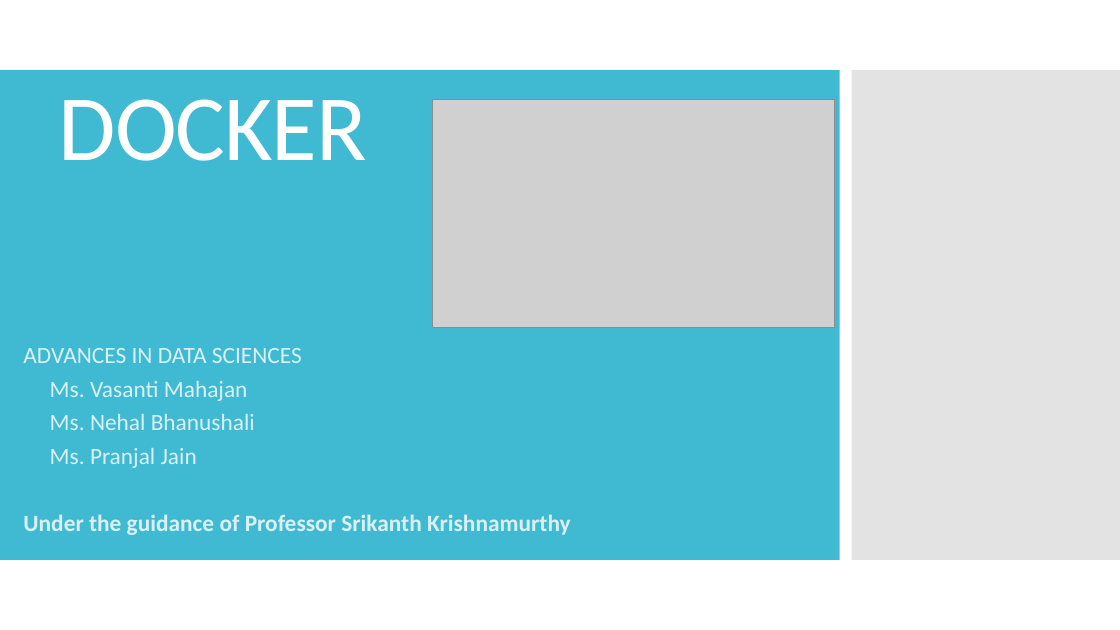
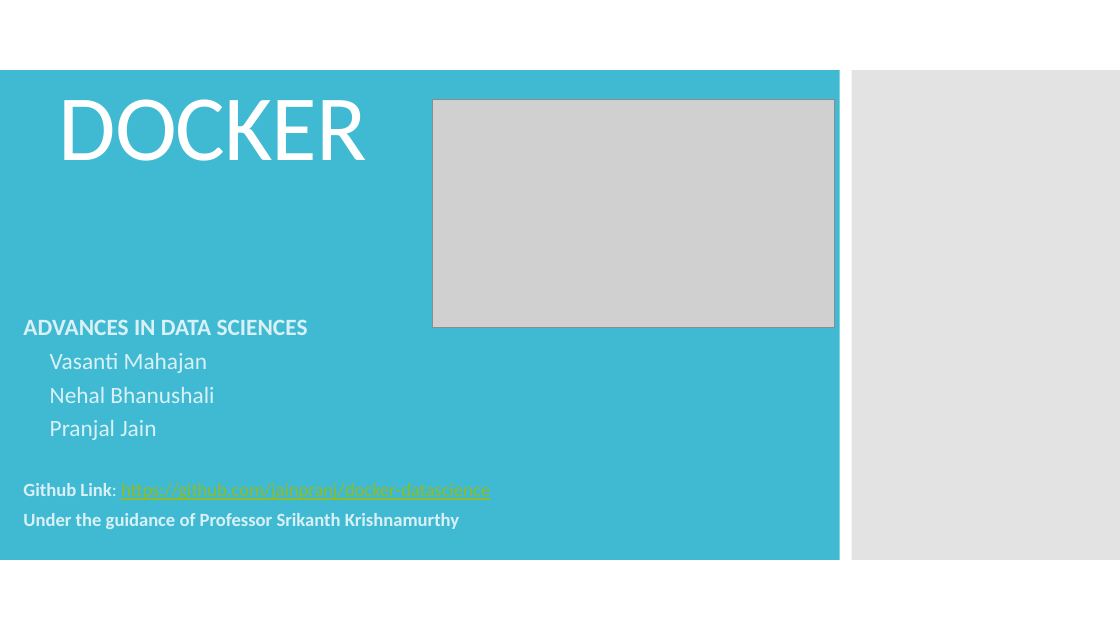
Before and after one commit to cu-noyvirt/docker-datascience, a slide deck: slide 1 of Docker.pptx. Drawn at 1120x630 pixels with LibreOffice and Linux fonts; fonts in the diff are those of the drawing; grey boxes stand for pictures. Boxes give left, top, right and bottom in pixels: in the first picture for what was removed or moved away, otherwise in the second. Text is boxed around its words. In the diff, an @@ line names an element or a change of style, - is before the commit and + after.

Commit message:
Version_4_PPT

```diff
--- a/Docker.pptx
+++ b/Docker.pptx
@@ subtitle "ADVANCES IN DATA SCIENCES": place and size @@
-subtitle "ADVANCES IN DATA SCIENCES" at <box>23,348,571,535</box>
+subtitle "ADVANCES IN DATA SCIENCES" at <box>23,319,490,529</box>
@@ subtitle at <box>23,319,459,529</box>: bold on in "ADVANCES IN DATA SCIENCES"; size 20 to 16 pt in "Under the guidance of Professor Srikanth Krishnamurthy" @@
@@ subtitle at <box>23,353,490,500</box>: text changed; size 20 to 16 pt @@
-– Ms. Vasanti Mahajan
-– Ms. Nehal Bhanushali
-– Ms. Pranjal Jain
+– Vasanti Mahajan
+– Nehal Bhanushali
+– Pranjal Jain
+Github Link: https://github.com/jainpranj/docker-datascience
```
Also in this commit, not shown: 1 slide added.
